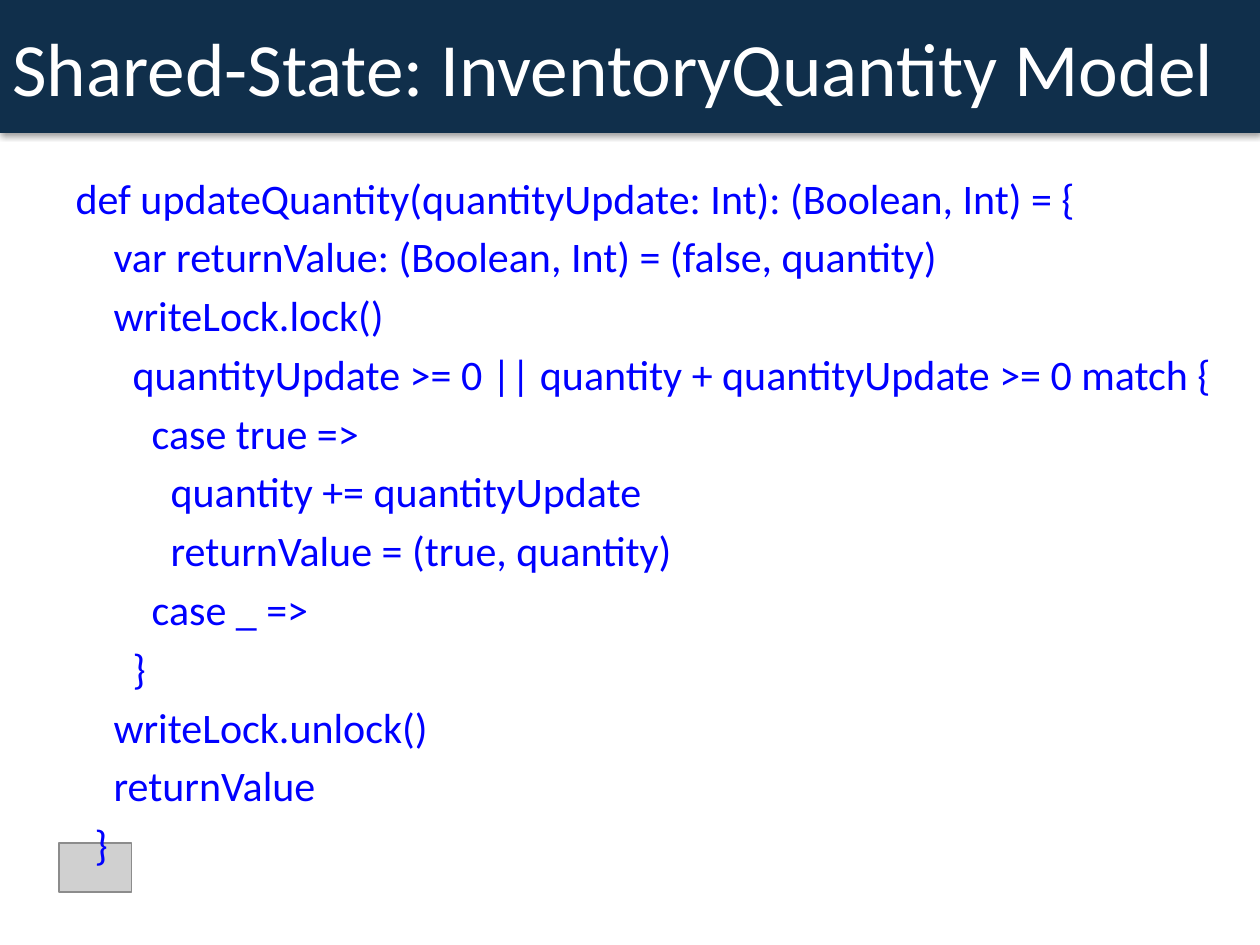
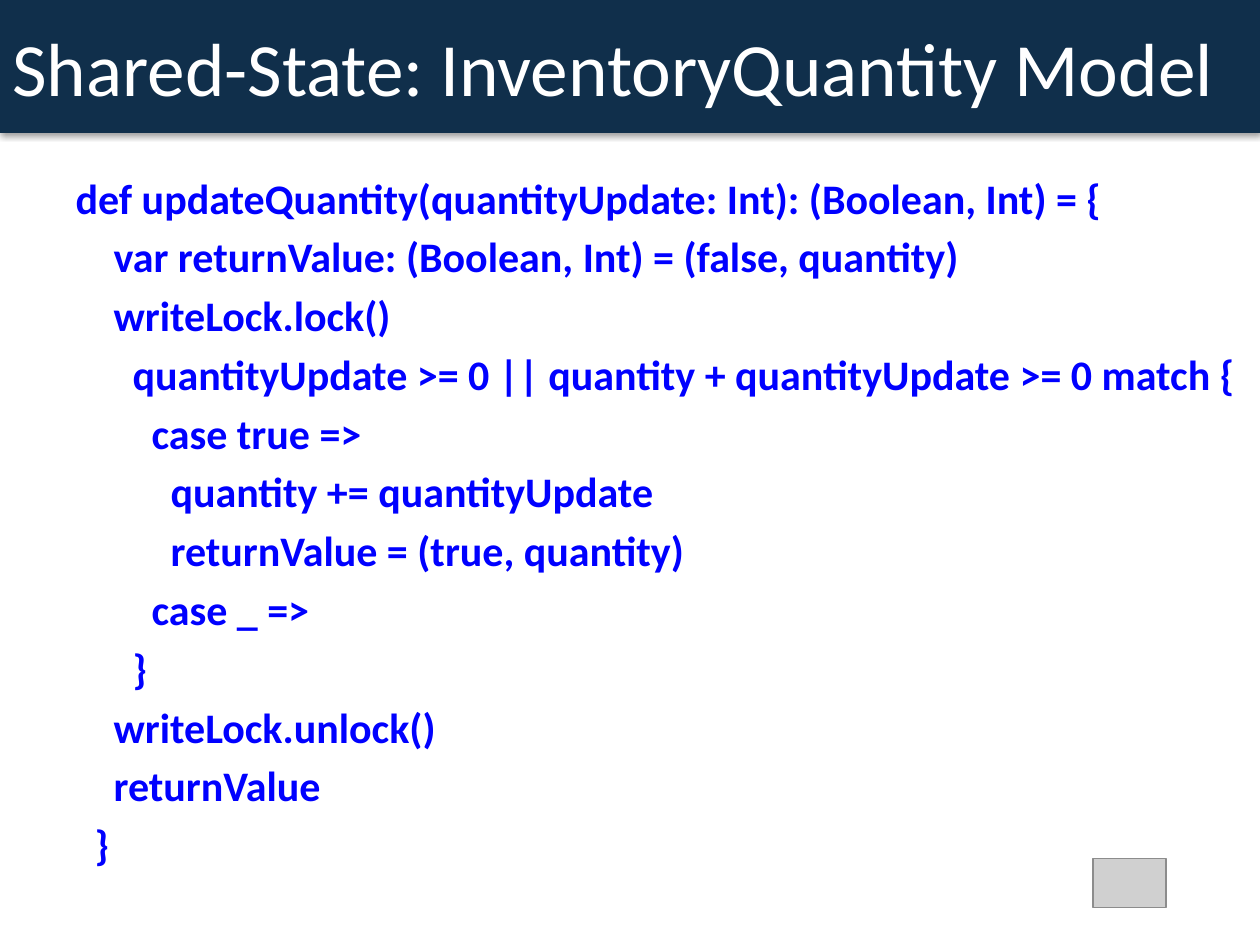
Before and after one commit to dspeele/react-vs-shared-state-inventory, a slide deck: slide 13 of React Vs Shared State Deck.pptx. Drawn at 1260x945 pixels with LibreOffice and Linux fonts; fonts in the diff are those of the drawing; grey boxes stand for pictures. Boxes give left, top, right and bottom in pixels: in the first picture for what was removed or moved away, otherwise in the second. Text is boxed around its words. In the diff, an @@ line names an element or a change of style, - is before the commit and + after.

```diff
--- a/React Vs Shared State Deck.pptx
+++ b/React Vs Shared State Deck.pptx
@@ text "def updateQuantity(quantityUpdate: Int): (Boolean, Int) ..." at [76,183,1211,802]: bold on @@
@@ picture: place and size @@
-picture at [59,843,132,892]
+picture at [1094,858,1167,907]
```
Also in this commit, not shown: 15 other slides changed.
